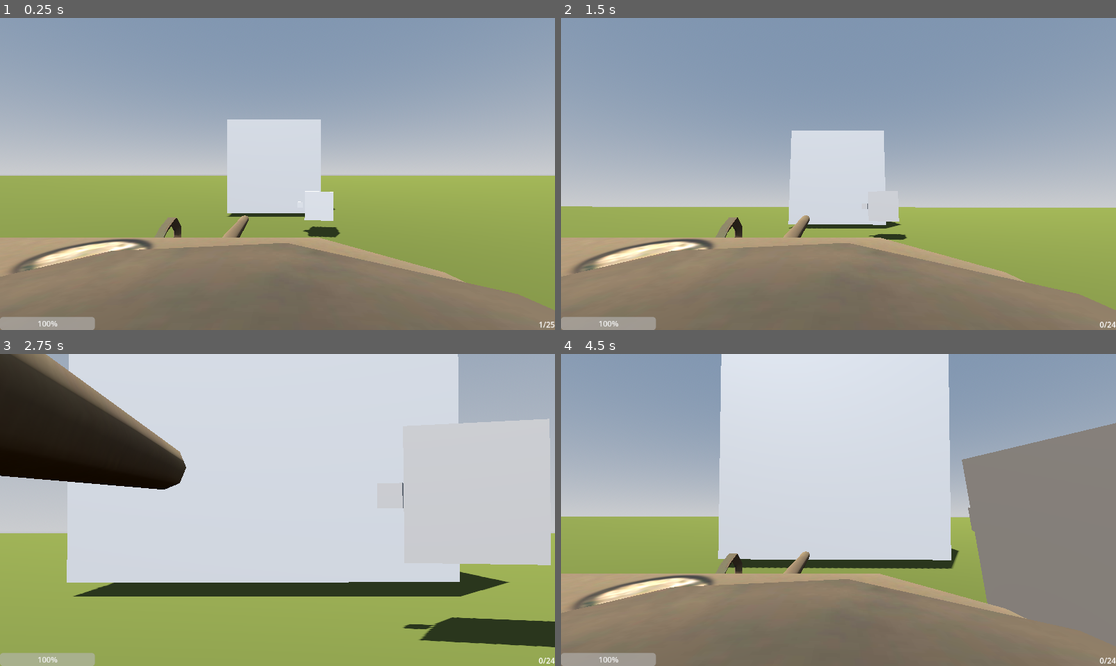
Above: before the commit, frames 1-4 (two rows, left to right).
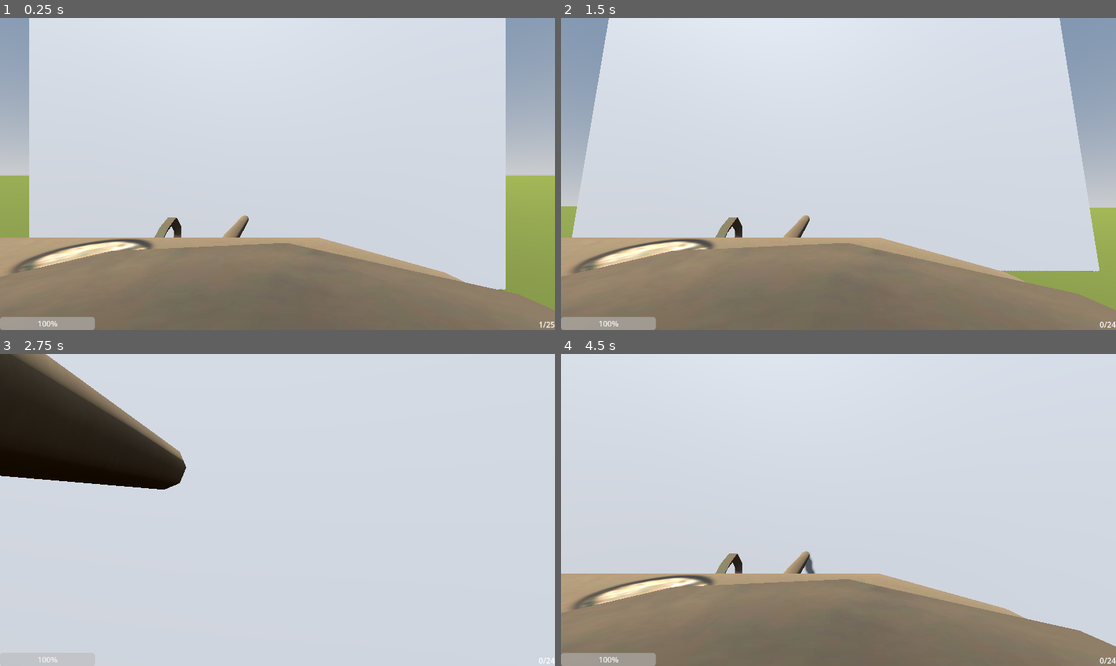
Above: after the commit, the same moments.

Repository: 24397BHS/frenk-the-tenkreal
Game: Godot game, scene res://Scenes/map.tscn
Two runs of this game, one before a commit and one after it. Both use one fixed random seed, a clock stepped at 60 frames per second and the inputs below.
Inputs (mouse positions are in pixels of both pictures, inside the frame that each line leads up to):
- Up to frame 1 (0.25 s): no input
- Up to frame 2 (1.5 s): move the mouse to (866, 174) at 0.52 s; hold W (up) from 0.53 s (still down); tap C (Freelook) at 0.6 s; move the mouse to (810, 174) at 1.27 s; click (810, 174) at 1.35 s
- Up to frame 3 (2.75 s): keep holding W (up); move the mouse to (288, 503) at 2.02 s; hold Shift (scope) from 2.03 s (still down)
- Up to frame 4 (4.5 s): keep holding W (up); move the mouse to (832, 516) at 2.77 s; release Shift (scope) at 2.78 s; tap C (Freelook) at 2.85 s; move the mouse to (877, 513) at 3.52 s; click (877, 513) at 3.6 s; move the mouse to (794, 506) at 4.27 s; tap Shift (scope) at 4.35 s

The runs differ from the first frame. In frame 1, 54% of the frame differs, in the area x 5-92%, y 0-88%; in frame 2, 55%, in the area x 2-97%, y 0-82%; in frame 3, 34%; in frame 4, 45%.

Commit message:
Enemy base

Diff:
--- a/Scenes/Badguytest.tscn
+++ b/Scenes/Badguytest.tscn
@@ -22,7 +22,7 @@
 shape = SubResource("ConvexPolygonShape3D_sehag")
 
 [node name="MeshInstance3D2" type="MeshInstance3D" parent="." unique_id=1284285516]
-transform = Transform3D(1, 0, 0, 0, 1, 0, 0, 0, 1, 3.3678408, 0, 0)
+transform = Transform3D(1, 0, 0, 0, 1, 0, 0, 0, 1, 0, 0, -3)
 mesh = SubResource("BoxMesh_tpwph")
 
 [node name="DetectionZone" type="Area3D" parent="." unique_id=1028428002]
@@ -32,7 +32,7 @@
 shape = SubResource("SphereShape3D_88tcj")
 
 [node name="Muzzle" type="Marker3D" parent="." unique_id=807978811]
-transform = Transform3D(1, 0, 0, 0, 1, 0, 0, 0, 1, 4.1742187, 0, 0)
+transform = Transform3D(1, 0, 0, 0, 1, 0, 0, 0, 1, 0, 0, -4)
 
 [node name="ShootTimer" type="Timer" parent="." unique_id=1339800743]
 wait_time = 1.5
--- a/Scenes/badguybullettest.tscn
+++ b/Scenes/badguybullettest.tscn
@@ -17,4 +17,4 @@
 [node name="CollisionShape3D" type="CollisionShape3D" parent="." unique_id=305314259]
 shape = SubResource("ConvexPolygonShape3D_vu7ln")
 
-[node name="RayCast3D" type="RayCast3D" parent="." unique_id=1353432415]
+[node name="Raycast" type="RayCast3D" parent="." unique_id=1353432415]
--- a/Scenes/map.tscn
+++ b/Scenes/map.tscn
@@ -45,3 +45,8 @@
 
 [node name="Node3D2" parent="." unique_id=1638260609 instance=ExtResource("2_26yhd")]
 transform = Transform3D(1, 0, 0, 0, 1, 0, 0, 0, 1, -8.576397, 5.611599, 41.338116)
+
+[node name="CSGBox3D4" type="CSGBox3D" parent="." unique_id=953399280]
+transform = Transform3D(1, 0, 0, 0, 1, 0, 0, 0, 1, 0.064331055, 13.353668, 22.146107)
+use_collision = true
+size = Vector3(47.06714, 27.707336, 1)
--- a/Scripts/area_3d.gd
+++ b/Scripts/area_3d.gd
@@ -1,29 +1,55 @@
 extends Area3D
 
 @export var speed: float = 50.0
-# Renamed to avoid clashing with Area3D's native gravity property
 @export var bullet_gravity: float = 9.8
 
+# Make sure this matches the name of your RayCast3D node in the inspector exactly
+@onready var raycast: RayCast3D = $Raycast
 var velocity: Vector3 = Vector3.ZERO
 
 func _ready():
 	var direction = -transform.basis.z.normalized()
 	velocity = direction * speed
 
+	# Ensure the raycast is configured properly via code just in case
+	if raycast:
+		raycast.enabled = true
+		# Exclude the bullet itself from being hit by its own raycast
+		raycast.add_exception(self)
+
 func _physics_process(delta):
-	# Update the variable name here as well
+	# 1. Apply gravity
 	velocity.y -= bullet_gravity * delta
 
+	# 2. Update Raycast length dynamically based on frame velocity
+	# The ray needs to look ahead exactly as far as the bullet will move this frame
+	if raycast:
+		var movement_this_frame = velocity * delta
+		# Convert global movement into the local coordinates the raycast expects
+		raycast.target_position = raycast.to_local(global_position + movement_this_frame)
+
+		# Force the raycast to update immediately before we move
+		raycast.force_raycast_update()
+
+		if raycast.is_colliding():
+			var collider = raycast.get_collider()
+			handle_collision(collider)
+			return # Stop processing movement if we hit something
+
+	# 3. Move the bullet if no raycast collision happened
 	global_translate(velocity * delta)
 
 	if velocity.length_squared() > 0.001:
 		look_at(global_position + velocity, Vector3.UP)
 
-func _on_body_entered(body):
-	# 1. If it hits the player, deal damage first
+# Helper function to process hits cleanly
+func handle_collision(body):
 	if body.is_in_group("Player"):
 		# body.take_damage(10)
-		pass # Replace 'pass' with your damage code when ready
+		pass # Replace with your damage code
 
-	# 2. No matter what it hit (Player, Ground, Wall), destroy the bullet
 	queue_free()
+
+# Keep this as a backup for slower movements or edge cases
+func _on_body_entered(body):
+	handle_collision(body)
